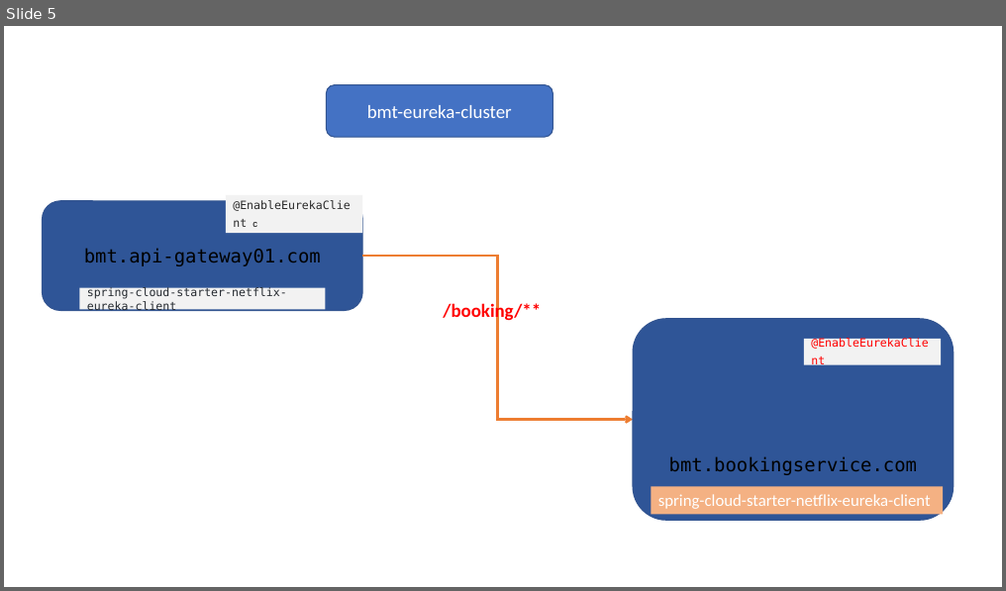
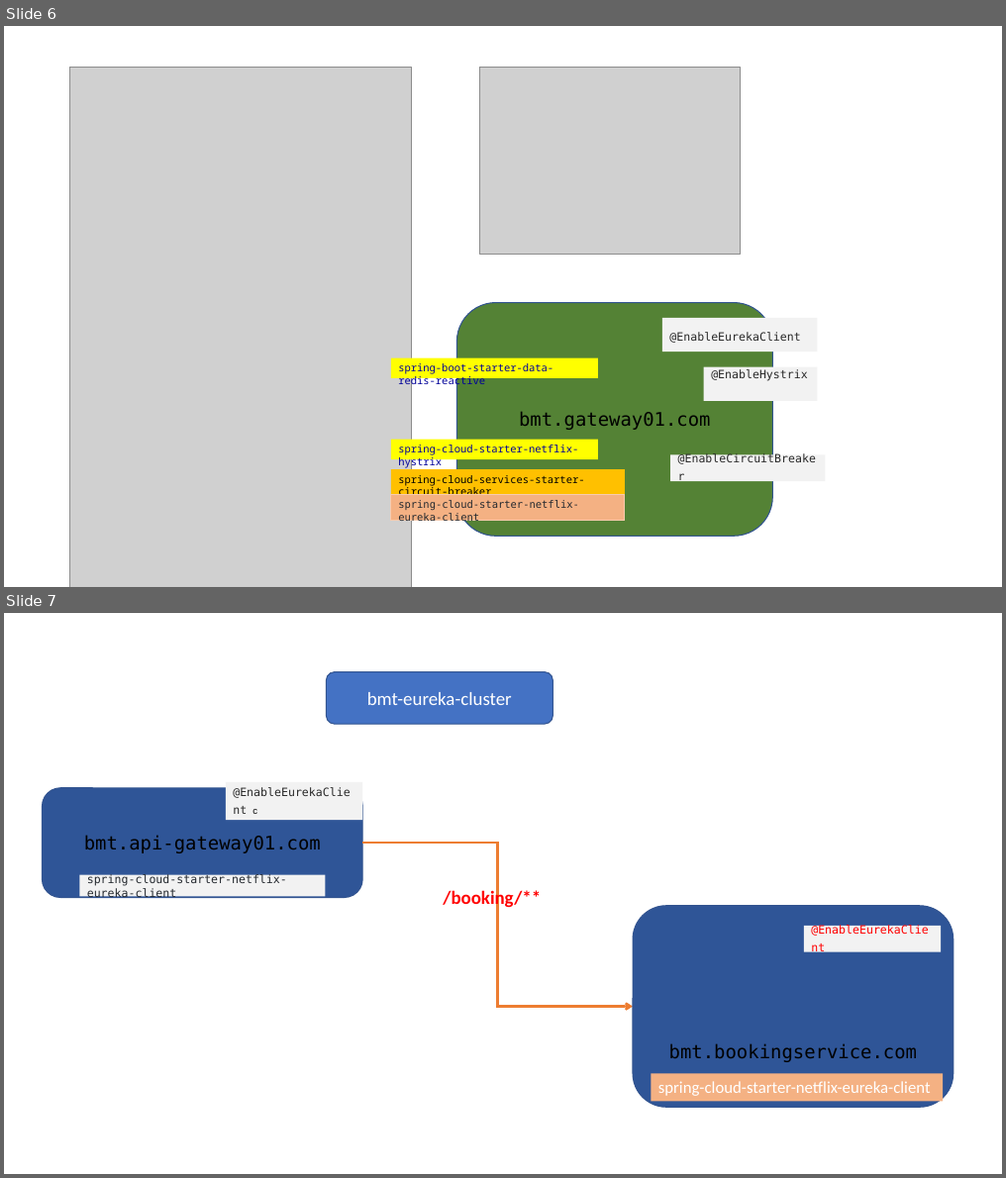
Before and after one commit to rkumar-bengaluru/algoes, a slide deck: src/spring/spring.boot.pptx. Shown one above the other, each under a label of ours: slide 5 before the commit, slides 6 and 7 after it. The pictures are 1006x591 and 1006x1178 pixels, drawn with LibreOffice and Linux fonts; fonts in the diff are those of the drawing; grey boxes stand for pictures. Boxes give left, top, right and bottom in pixels: in the first picture for what was removed or moved away, otherwise in the second. Text is boxed around its words. In the diff, an @@ line names an element or a change of style, - is before the commit and + after.

Commit message:
cloud

```diff
--- a/src/spring/spring.boot.pptx
+++ b/src/spring/spring.boot.pptx
@@ slide 6 added at <box>4,26,1002,587</box>, background #FFFFFF @@
@@ picture added at <box>70,68,411,587</box> @@
@@ picture added at <box>479,68,740,255</box> @@
@@ group added at <box>391,303,818,537</box>: 6 rectangles, 1 rounded rectangle @@
+bmt.gateway01.com
+spring-cloud-services-starter-circuit-breaker
+spring-cloud-starter-netflix-eureka-client
+@EnableEurekaClient
+@EnableHystrix
+spring-cloud-starter-netflix-hystrix
+spring-boot-starter-data-redis-reactive
@@ rectangle added at <box>670,455,826,481</box>, fill #F2F2F2, 11 pt, text #292929 @@
+@EnableCircuitBreaker
@@ what was slide 5 is now slide 7 @@
```
Also in this commit, not shown: 1 other slide added, 9 other files.
